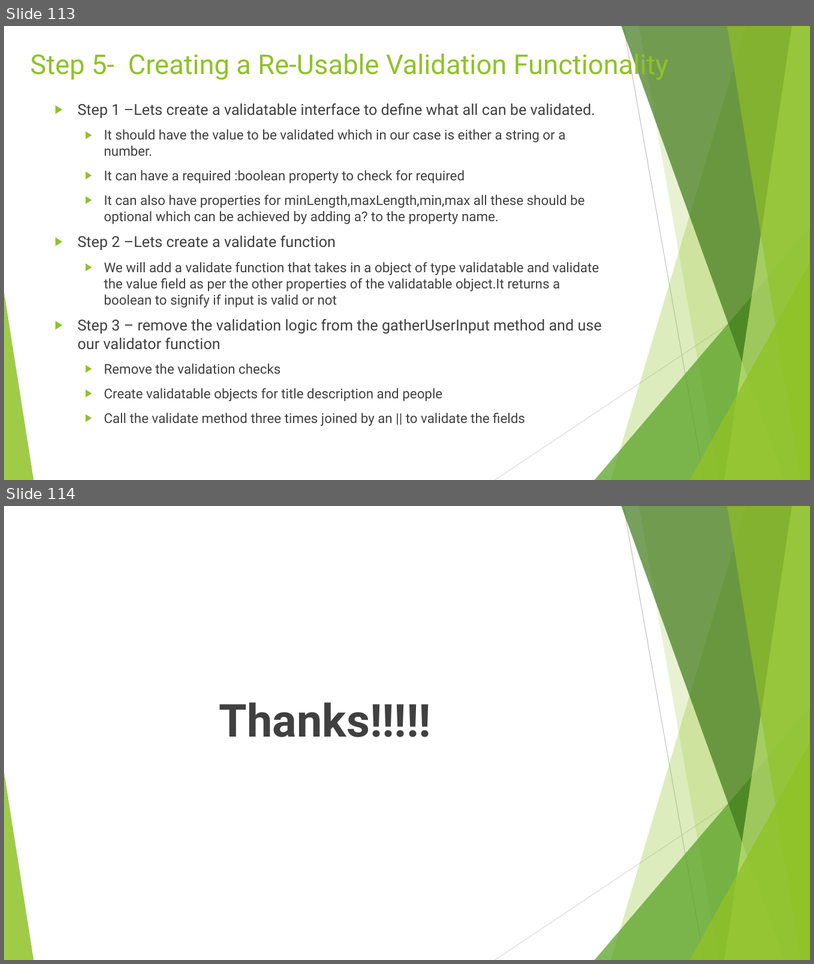
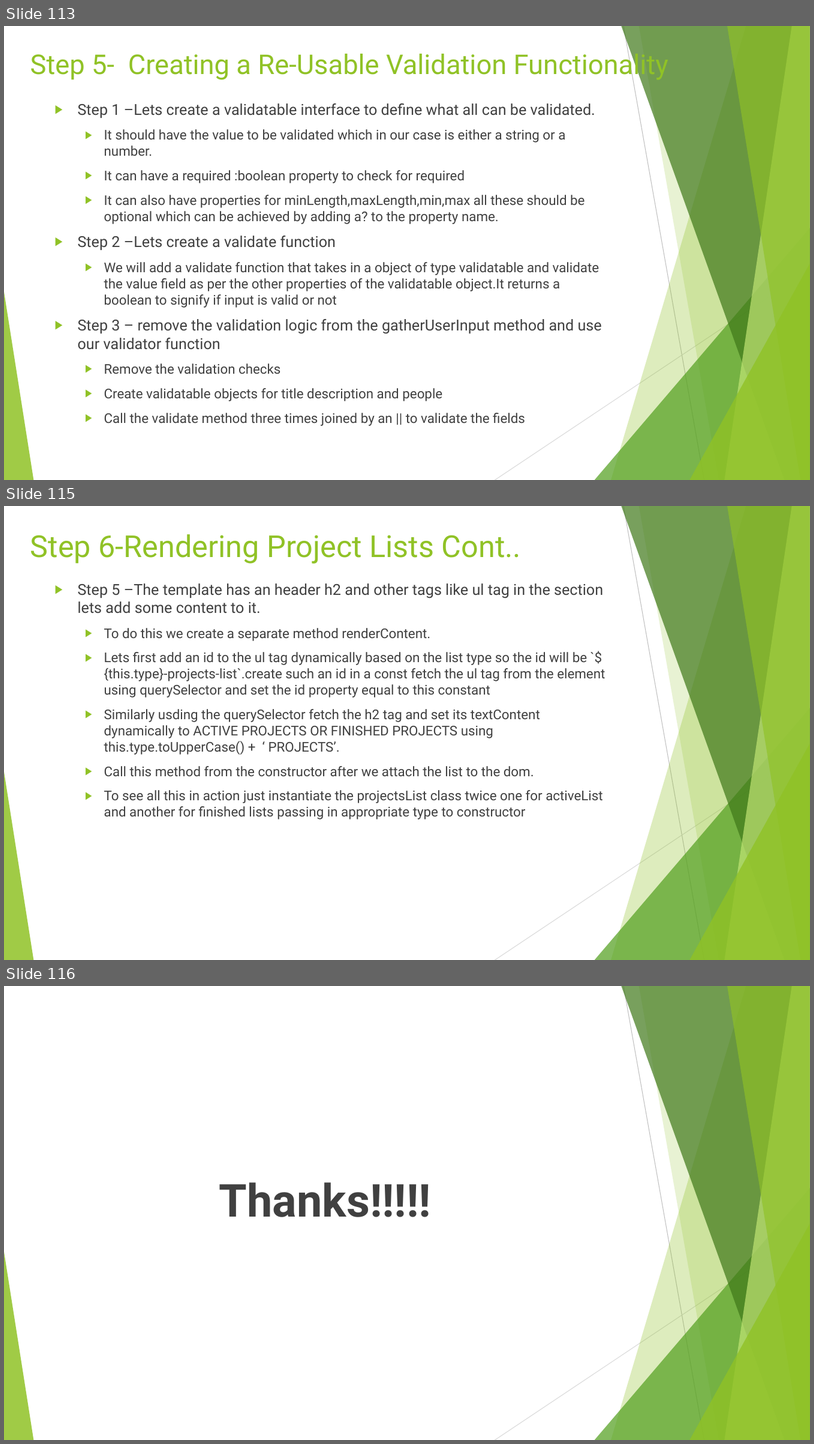
Before and after one commit to rudhrainfogain/TypeScript, a slide deck: PPT/TypeScriptv9.pptx. Shown one above the other, each under a label of ours: slides 113 and 114 before the commit, slides 113, 115 and 116 after it; the slides between them are not shown. The pictures are 814x964 and 814x1444 pixels, drawn with LibreOffice and Linux fonts; fonts in the diff are those of the drawing. Boxes give left, top, right and bottom in pixels: in the first picture for what was removed or moved away, otherwise in the second. Text is boxed around its words. In the diff, an @@ line names an element or a change of style, - is before the commit and + after.

Commit message:
Step-6 Rendering Project Lists

```diff
--- a/PPT/TypeScriptv9.pptx
+++ b/PPT/TypeScriptv9.pptx
@@ slide 115 added at bbox=[4, 506, 810, 960], background #FFFFFF; not listed: 10 template elements that a slide beside it also shows @@
@@ title added at bbox=[30, 534, 521, 564], 36 pt, text #90C226 @@
+Step 6-Rendering Project Lists Cont..
@@ text added at bbox=[78, 583, 605, 819], 16 pt, text #404040 @@
+▶ Step 5 –The template has an header h2 and other tags like ul tag in the section lets add some content to it.
+  ▶ To do this we create a separate method renderContent.
+  ▶ Lets first add an id to the ul tag dynamically based on the list type so the id will be `${this.type}-projects-list`.create such an id in a const fetch the ul tag from the element using querySelector and set the id property equal to this constant
+  ▶ Similarly usding the querySelector fetch the h2 tag and set its textContent dynamically to ACTIVE PROJECTS OR FINISHED PROJECTS using this.type.toUpperCase() + ‘ PROJECTS’.
+  ▶ Call this method from the constructor after we attach the list to the dom.
+  ▶ To see all this in action just instantiate the projectsList class twice one for activeList and another for finished lists passing in appropriate type to constructor
@@ what was slide 114 is now slide 116 @@
```
Also in this commit, not shown: 4 slides changed, 1 other slide added, 2 other files.
